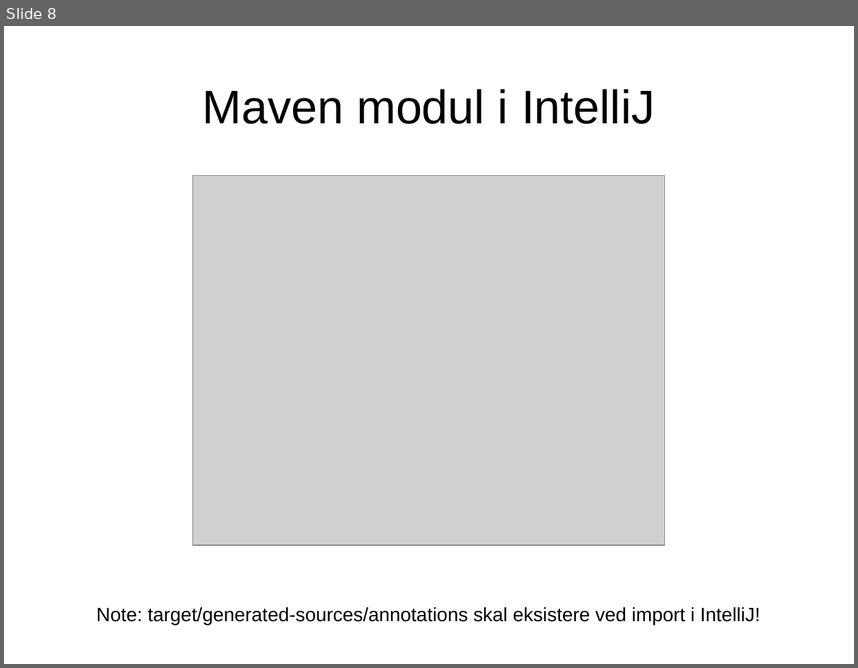
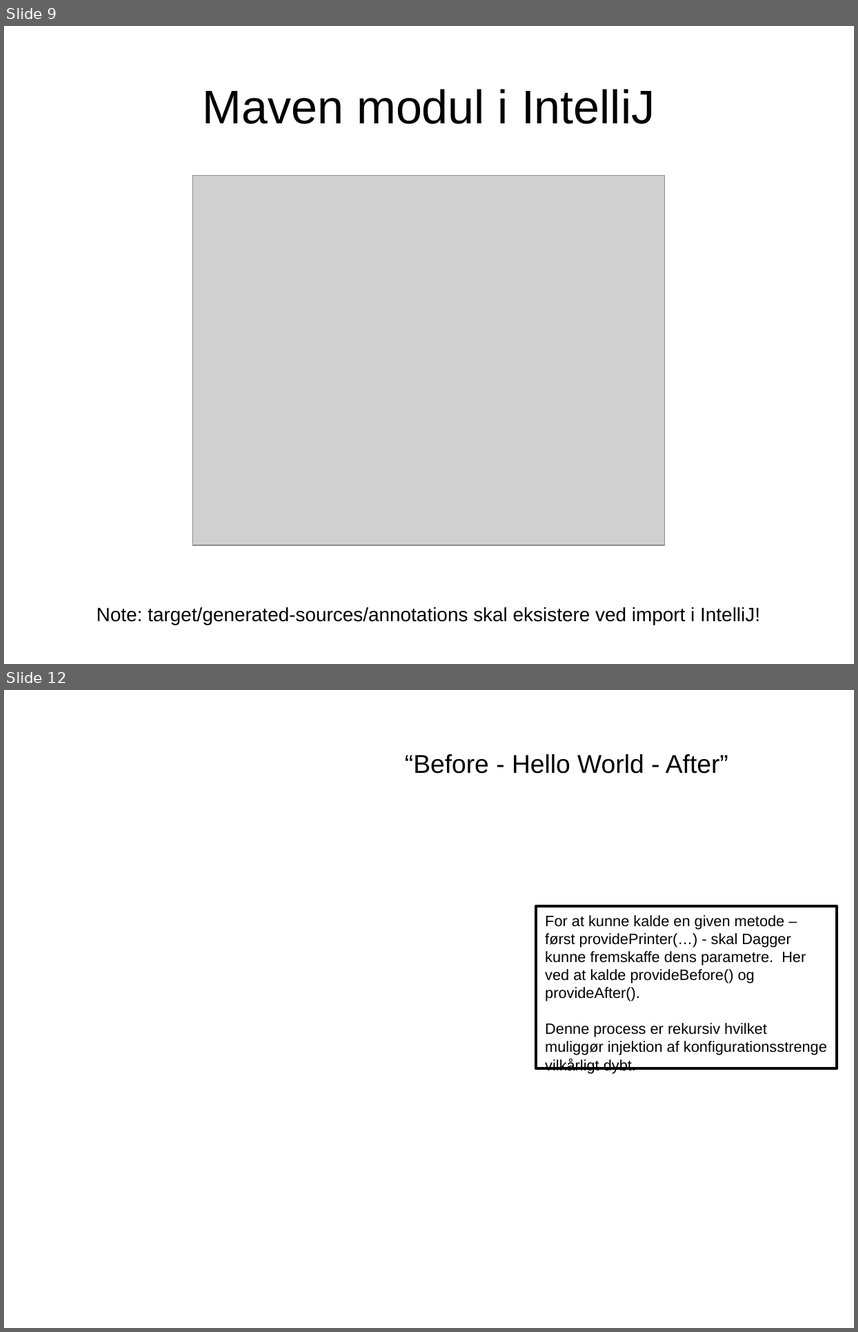
Before and after one commit to ravn/junta-dagger-demo-examples, a slide deck: Dependency Injection med Dagger 2.odp. Shown one above the other, each under a label of ours: slide 8 before the commit, slides 9 and 12 after it; the slides between them are not shown. The pictures are 858x668 and 858x1332 pixels, drawn with LibreOffice and Linux fonts; fonts in the diff are those of the drawing; grey boxes stand for pictures; background and template pictures are left out. Boxes give left, top, right and bottom in pixels: in the first picture for what was removed or moved away, otherwise in the second. Text is boxed around its words. In the diff, an @@ line names an element or a change of style, - is before the commit and + after.

```diff
--- a/Dependency Injection med Dagger 2.odp
+++ b/Dependency Injection med Dagger 2.odp
@@ slide 12 added at box(4, 690, 854, 1328), background picture (left out) @@
@@ text added at box(405, 754, 728, 773), 24 pt, text #000000 @@
+“Before - Hello World - After”
@@ rectangle added at box(536, 906, 837, 1068), outline #000000 2.83 pt, 14 pt, text #000000 @@
+For at kunne kalde en given metode – først providePrinter(…) - skal Dagger kunne fremskaffe dens parametre. Her ved at kalde provideBefore() og provideAfter().
+Denne process er rekursiv hvilket muliggør injektion af konfigurationsstrenge vilkårligt dybt.
@@ what was slide 8 is now slide 9 @@
```
Also in this commit, not shown: 2 slides changed, 4 other slides added, 1 slide removed, 2 other files.
